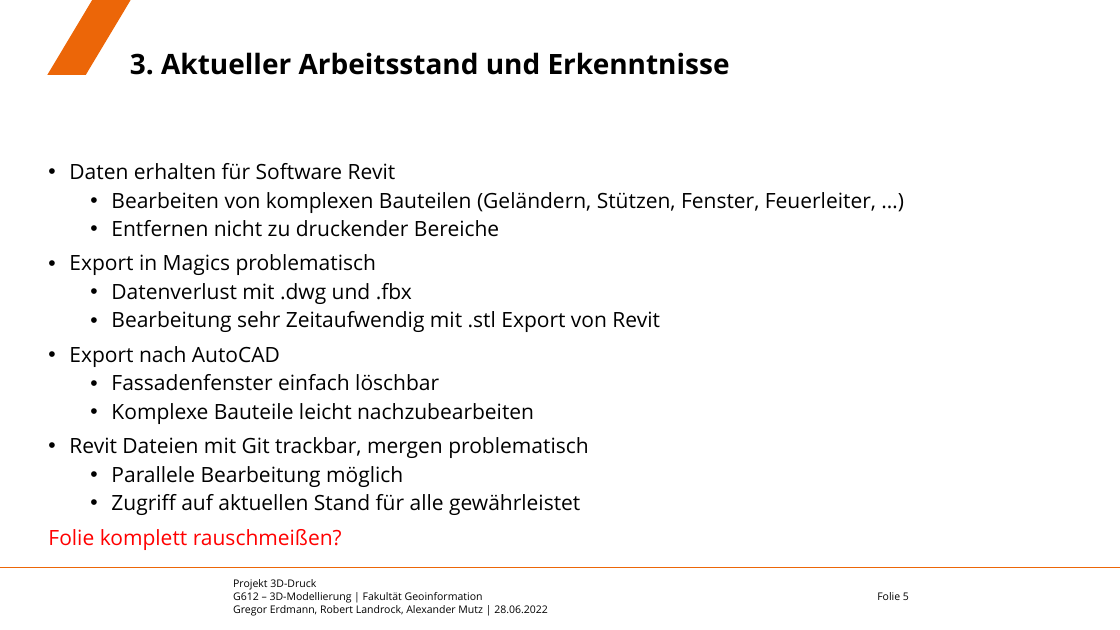
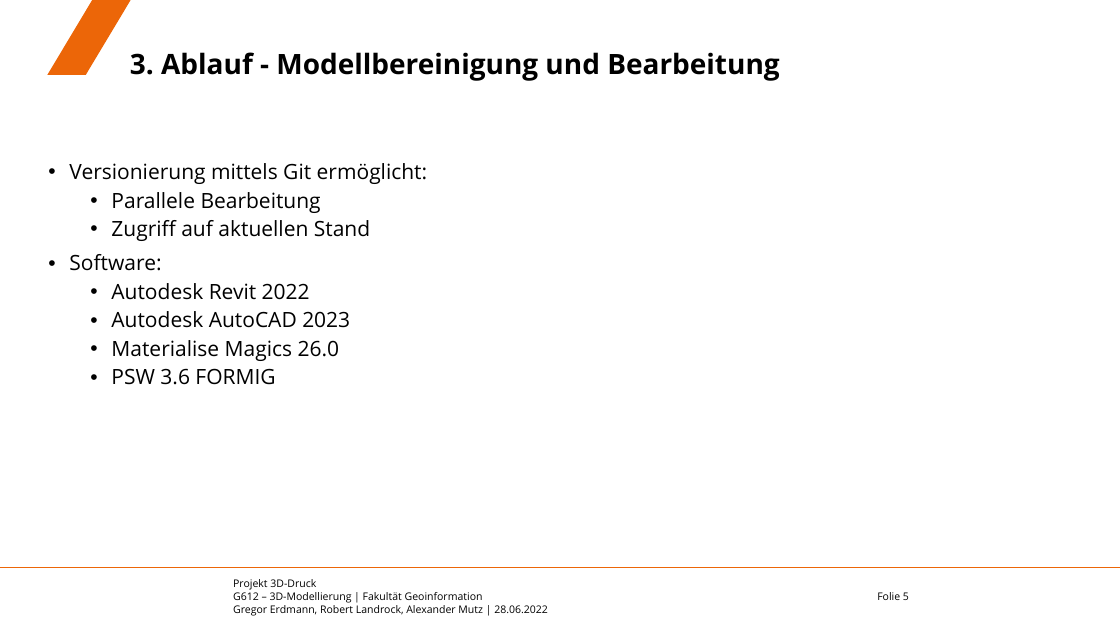
Before and after one commit to eamutz/LGS_print, a slide deck: slide 5 of Endvortrag.pptx. Drawn at 1120x630 pixels with LibreOffice and Linux fonts; fonts in the diff are those of the drawing; background and template pictures are left out. Boxes give left, top, right and bottom in pixels: in the first picture for what was removed or moved away, otherwise in the second. Text is boxed around its words. In the diff, an @@ line names an element or a change of style, - is before the commit and + after.

```diff
--- a/Endvortrag.pptx
+++ b/Endvortrag.pptx
@@ title at box(130, 52, 779, 81): text changed @@
-3. Aktueller Arbeitsstand und Erkenntnisse
+3. Ablauf - Modellbereinigung und Bearbeitung
@@ text at box(69, 163, 428, 385): text changed @@
-• Daten erhalten für Software Revit
-  • Bearbeiten von komplexen Bauteilen (Geländern, Stützen, Fenster, Feuerleiter, …)
-  • Entfernen nicht zu druckender Bereiche
-• Export in Magics problematisch
-  • Datenverlust mit .dwg und .fbx
-  • Bearbeitung sehr Zeitaufwendig mit .stl Export von Revit
-• Export nach AutoCAD
-  • Fassadenfenster einfach löschbar
-  • Komplexe Bauteile leicht nachzubearbeiten
-• Revit Dateien mit Git trackbar, mergen problematisch
-  • Parallele Bearbeitung möglich
-  • Zugriff auf aktuellen Stand für alle gewährleistet
-Folie komplett rauschmeißen?
+• Versionierung mittels Git ermöglicht:
+  • Parallele Bearbeitung
+  • Zugriff auf aktuellen Stand
+• Software:
+  • Autodesk Revit 2022
+  • Autodesk AutoCAD 2023
+  • Materialise Magics 26.0
+  • PSW 3.6 FORMIG
```
Also in this commit, not shown: 7 other slides changed, 9 slides added, 2 slides removed.
